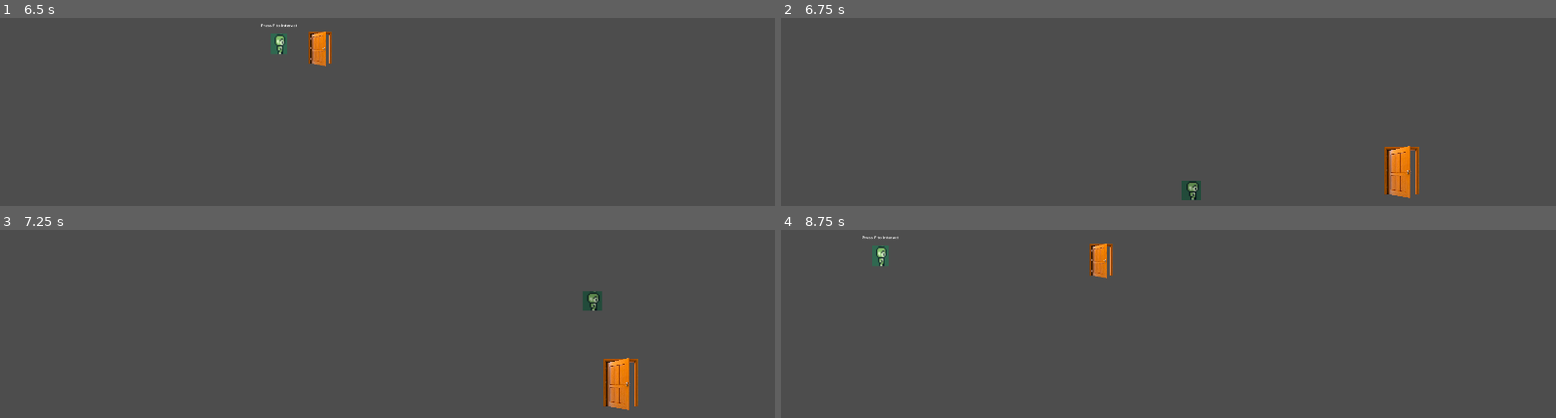
Above: before the commit, frames 1-4 (two rows, left to right).
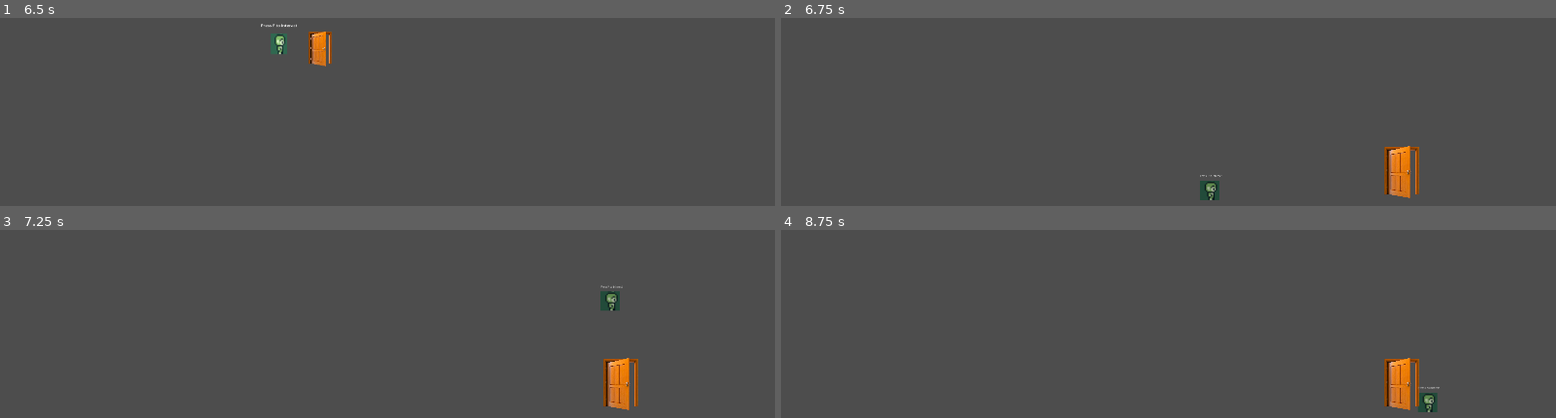
Above: after the commit, the same moments.

Repository: fliro76/Godot-WildJam-07-11-2025
Game: Godot game, scene res://Scenes/Levels/Level/level_1.tscn
Same seed, same stepped clock (60 frames per second), same inputs: the game is played once before the commit and once after it. This scene is started directly instead of the project's main scene.
Inputs:
- Up to frame 1 (6.5 s): tap F (Interact) at 0.5, 0.6, 1.25, 1.35, 2, 2.1, 2.75, 2.85, 3.5, 3.6, 4.25, 4.35, 5.1, 5.85 s; hold D (Move_Right) 0.53-2.03 s; tap Enter (ui_accept) at 0.77, 1.52, 3.02, 3.77, 4.52, 6.02 s; hold A (Move_Left) 2.03-4.28 s; hold D (Move_Right) from 4.28 s (still down)
- Up to frame 2 (6.75 s): keep holding D (Move_Right); tap F (Interact) at 6.6 s
- Up to frame 3 (7.25 s): keep holding D (Move_Right); tap Enter (ui_accept) at 6.77 s
- Up to frame 4 (8.75 s): tap F (Interact) at 7.35, 8.1 s; tap Enter (ui_accept) at 7.52 s; release D (Move_Right) at 8.03 s; hold A (Move_Left) from 8.03 s (still down)

Frame 1 is identical in both runs. In frame 2, 0.5% of the frame differs, in the area x 51-57%, y 83-97%; in frame 3, 0.5%; in frame 4, 2.0%, in the area x 10-85%, y 3-97%.

Commit message:
Door interaction
Linked the Interaction and the door + added the Interaction script to Side scroll character.

Also cleaned the folder placement,

Diff:
--- a/Scenes/Characters state/character_Side_Scroll.tscn
+++ b/Scenes/Characters state/character_Side_Scroll.tscn
@@ -1,7 +1,8 @@
-[gd_scene load_steps=9 format=3 uid="uid://dcc73fmliw256"]
+[gd_scene load_steps=11 format=3 uid="uid://dcc73fmliw256"]
 
 [ext_resource type="Script" uid="uid://dhse87r2o65f" path="res://Scripts/Character_Movement_Side_Scroll.gd" id="1_u0p8r"]
 [ext_resource type="Texture2D" uid="uid://k43p6yf87k5r" path="res://Assets/Template Assets/8-Directional Gameboy Character Template/loose sprites.png" id="2_hn3hs"]
+[ext_resource type="Script" uid="uid://ceywoocxd2kms" path="res://Scripts/Interaction.gd" id="3_hn3hs"]
 
 [sub_resource type="AtlasTexture" id="AtlasTexture_nytcm"]
 atlas = ExtResource("2_hn3hs")
@@ -42,6 +43,9 @@
 [sub_resource type="RectangleShape2D" id="RectangleShape2D_wbia7"]
 size = Vector2(16, 16)
 
+[sub_resource type="CircleShape2D" id="CircleShape2D_dhkaq"]
+radius = 5.97448
+
 [node name="Character_Side_Scroll" type="Node2D"]
 
 [node name="CharacterBody2D" type="CharacterBody2D" parent="."]
@@ -56,3 +60,39 @@
 [node name="CollisionShape2D" type="CollisionShape2D" parent="CharacterBody2D"]
 position = Vector2(-1, -2)
 shape = SubResource("RectangleShape2D_wbia7")
+
+[node name="Interaction Components" type="Node2D" parent="CharacterBody2D"]
+z_index = 1
+script = ExtResource("3_hn3hs")
+
+[node name="InteractionArea" type="Area2D" parent="CharacterBody2D/Interaction Components"]
+collision_layer = 0
+collision_mask = 4
+monitorable = false
+
+[node name="CollisionShape2D" type="CollisionShape2D" parent="CharacterBody2D/Interaction Components/InteractionArea"]
+scale = Vector2(1.33903, 2.11194)
+shape = SubResource("CircleShape2D_dhkaq")
+
+[node name="Label" type="Label" parent="CharacterBody2D/Interaction Components"]
+anchors_preset = 8
+anchor_left = 0.5
+anchor_top = 0.5
+anchor_right = 0.5
+anchor_bottom = 0.5
+offset_left = -9.0
+offset_top = -16.0
+offset_right = 131.0
+offset_bottom = 7.0
+grow_horizontal = 2
+grow_vertical = 2
+scale = Vector2(0.129629, 0.166172)
+size_flags_vertical = 0
+text = "Press F to interact"
+horizontal_alignment = 1
+vertical_alignment = 1
+metadata/_edit_use_anchors_ = true
+
+[connection signal="area_entered" from="CharacterBody2D/Interaction Components/InteractionArea" to="CharacterBody2D/Interaction Components" method="_on_interaction_area_area_entered"]
+[connection signal="area_exited" from="CharacterBody2D/Interaction Components/InteractionArea" to="CharacterBody2D/Interaction Components" method="_on_interaction_area_area_exited"]
+[connection signal="body_entered" from="CharacterBody2D/Interaction Components/InteractionArea" to="CharacterBody2D/Interaction Components" method="_on_interaction_area_body_entered"]
--- a/Scenes/Characters state/character_Top_Down.tscn
+++ b/Scenes/Characters state/character_Top_Down.tscn
@@ -90,8 +90,10 @@
 text = "Press F to interact"
 horizontal_alignment = 1
 vertical_alignment = 1
+metadata/_edit_use_anchors_ = true
 
 [connection signal="area_entered" from="CharacterBody2D/Interaction Components/InteractionArea" to="CharacterBody2D" method="_on_interaction_area_area_entered"]
 [connection signal="area_entered" from="CharacterBody2D/Interaction Components/InteractionArea" to="CharacterBody2D/Interaction Components" method="_on_interaction_area_area_entered"]
 [connection signal="area_exited" from="CharacterBody2D/Interaction Components/InteractionArea" to="CharacterBody2D" method="_on_interaction_area_area_exited"]
 [connection signal="area_exited" from="CharacterBody2D/Interaction Components/InteractionArea" to="CharacterBody2D/Interaction Components" method="_on_interaction_area_area_exited"]
+[connection signal="body_entered" from="CharacterBody2D/Interaction Components/InteractionArea" to="CharacterBody2D/Interaction Components" method="_on_interaction_area_body_entered"]
--- a/Scenes/Levels/Level/level_0.tscn
+++ b/Scenes/Levels/Level/level_0.tscn
@@ -1,7 +1,7 @@
 [gd_scene load_steps=4 format=3 uid="uid://ccx4ti6fa5mvu"]
 
 [ext_resource type="PackedScene" uid="uid://dcc73fmliw256" path="res://Scenes/Characters state/character_Side_Scroll.tscn" id="1_6j21y"]
-[ext_resource type="PackedScene" uid="uid://dbuotqvc8dqey" path="res://Scenes/door.tscn" id="2_aro42"]
+[ext_resource type="PackedScene" uid="uid://dbuotqvc8dqey" path="res://Scenes/Miscelanious/door.tscn" id="2_aro42"]
 
 [sub_resource type="WorldBoundaryShape2D" id="WorldBoundaryShape2D_g82nm"]
 distance = 1.0
--- a/Scenes/Levels/Level/level_1.tscn
+++ b/Scenes/Levels/Level/level_1.tscn
@@ -1,6 +1,6 @@
 [gd_scene load_steps=4 format=3 uid="uid://ddjro7lbdw1qk"]
 
-[ext_resource type="PackedScene" uid="uid://dbuotqvc8dqey" path="res://Scenes/door.tscn" id="2_6k3ib"]
+[ext_resource type="PackedScene" uid="uid://dbuotqvc8dqey" path="res://Scenes/Miscelanious/door.tscn" id="2_6k3ib"]
 [ext_resource type="PackedScene" uid="uid://bjl7vmx40r3i8" path="res://Scenes/Characters state/character_Top_Down.tscn" id="2_xfk5q"]
 
 [sub_resource type="WorldBoundaryShape2D" id="WorldBoundaryShape2D_t2wyo"]
@@ -12,10 +12,8 @@
 position = Vector2(4, -4)
 
 [node name="Character_Top_Down" parent="Characters" instance=ExtResource("2_xfk5q")]
-
 position = Vector2(248, 189)
 scale = Vector2(5, 3.24)
-
 
 [node name="Camera" type="Node2D" parent="."]
 
--- a/Scenes/door.tscn
+++ b/Scenes/Miscelanious/door.tscn
@@ -8,6 +8,9 @@
 
 [node name="Door" type="Area2D"]
 disable_mode = 2
+collision_layer = 4
+collision_mask = 0
+monitoring = false
 script = ExtResource("1_p0e35")
 
 [node name="Sprite2D" type="Sprite2D" parent="."]
--- a/Scripts/Door.gd
+++ b/Scripts/Door.gd
@@ -1,10 +1,18 @@
-extends Area2D
-
-@export var levelToTeleport = "Scenes/Levels/Level/level_0"
+class_name Door extends Area2D
 
 
+#Propreties
+
+var myClassName = "door":
+	get:
+		return myClassName
 
 
-# To change to the interaction.
-func _on_body_entered(body: Node2D) -> void:
+@export var levelToTeleport = "Scenes/Levels/Level/level_0" #Need to set manually for each door.
+
+
+#Function
+
+#Load new scenes with the information set. To add coordinate.
+func loadNewScene() -> void:
 	get_tree().change_scene_to_file(str("res://",levelToTeleport,".tscn"))
--- a/Scripts/Interaction.gd
+++ b/Scripts/Interaction.gd
@@ -4,25 +4,27 @@
 var nearInteractible = false
 var detection
 
-
+# If in an interactible state + pressing F do the interaction.
 func _process(delta):
 	if Input.is_action_just_pressed("Interact") and nearInteractible:
 		interaction(detection)
 
+
+# On entered area, add the detection. Will cause an issue if 2 area to close.
 func _on_interaction_area_area_entered(area: Area2D) -> void:
 	nearInteractible = true
 	detection = area
 	#print("in collision")
 
-
+# Leaving the Area
 func _on_interaction_area_area_exited(area: Area2D) -> void:
 	nearInteractible = false
 	#print("not in collision")
 
+
+
+# Do an action depending on the interactible.
 func interaction(area: Area2D) -> void:
-	#print(area.name)
-	match area.name:
-		"Door":
-			print("door type")
-		"Object":
-			print("Object type")
+	match area.myClassName:
+		"door":
+			area.loadNewScene()
